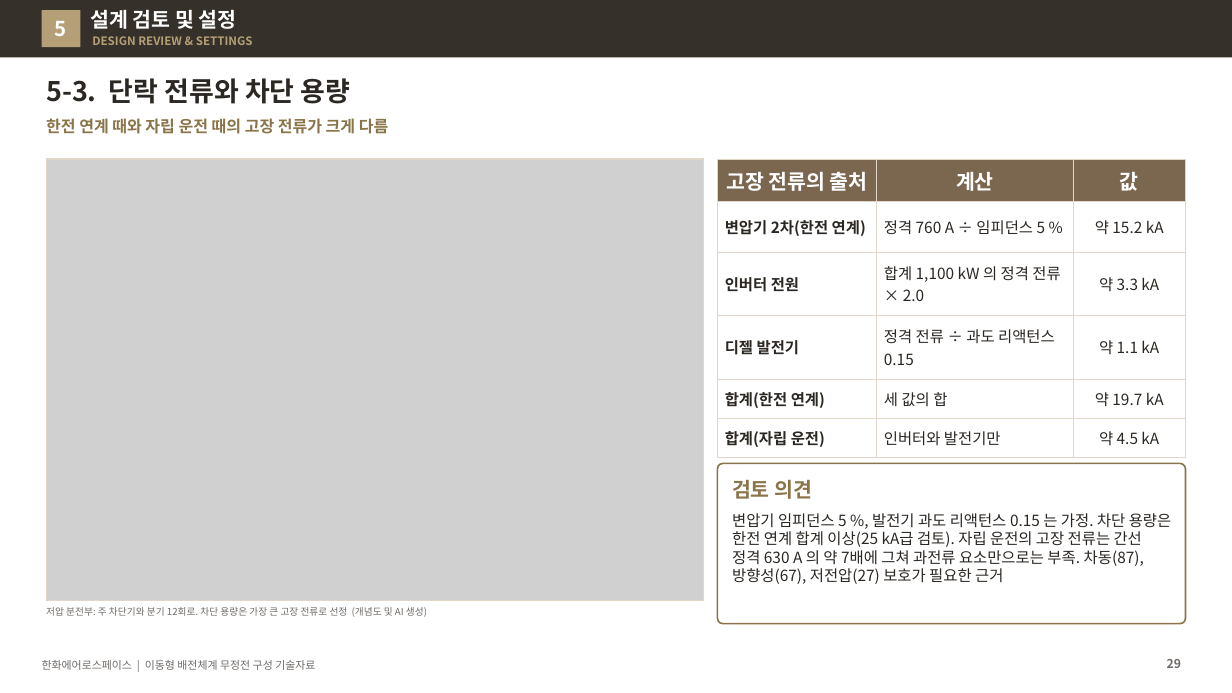
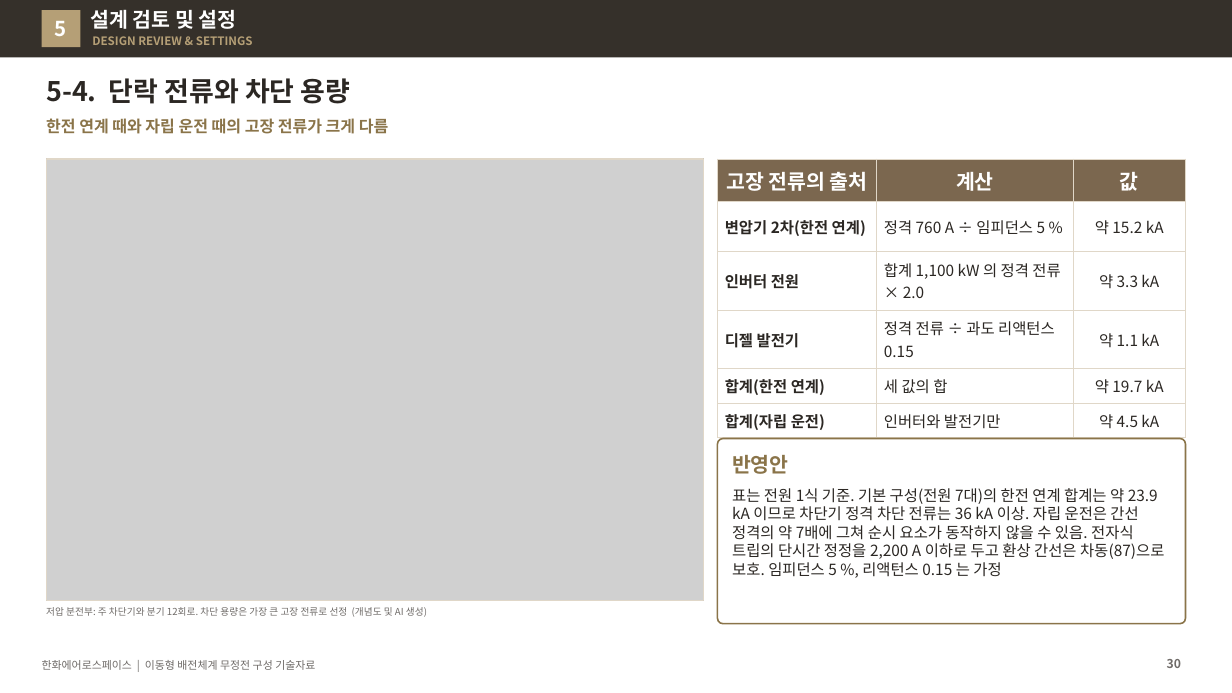
Before and after one commit to byunjd112-hue/headroom, a slide deck: slide 30 of mobile_ems/docs/out/IFPS_이동형배전체계_무정전구성_기술자료_Rev72.pptx (slide 29 before the commit). Drawn at 1232x693 pixels with LibreOffice and Linux fonts; fonts in the diff are those of the drawing; grey boxes stand for pictures. Boxes give left, top, right and bottom in pixels: in the first picture for what was removed or moved away, otherwise in the second. Text is boxed around its words. In the diff, an @@ line names an element or a change of style, - is before the commit and + after.

```diff
--- a/mobile_ems/docs/out/IFPS_이동형배전체계_무정전구성_기술자료_Rev72.pptx
+++ b/mobile_ems/docs/out/IFPS_이동형배전체계_무정전구성_기술자료_Rev72.pptx
@@ title at [46, 78, 351, 104]: text changed @@
-5-3. 단락 전류와 차단 용량
+5-4. 단락 전류와 차단 용량
@@ table: place and size @@
-table at [717, 159, 1186, 451]
+table at [717, 159, 1186, 434]
@@ rounded rectangle: place and size @@
-rounded rectangle at [717, 464, 1186, 624]
+rounded rectangle at [717, 439, 1186, 624]
@@ rounded rectangle at [717, 439, 1186, 624]: proportions changed @@
@@ text at [732, 455, 789, 474]: text changed @@
-검토 의견
+반영안
@@ text at [732, 488, 1164, 576]: text changed @@
-변압기 임피던스 5 %, 발전기 과도 리액턴스 0.15 는 가정. 차단 용량은 한전 연계 합계 이상(25 kA급 검토). 자립 운전의 고장 전류는 간선 정격 630 A 의 약 7배에 그쳐 과전류 요소만으로는 부족. 차동(87), 방향성(67), 저전압(27) 보호가 필요한 근거
+표는 전원 1식 기준. 기본 구성(전원 7대)의 한전 연계 합계는 약 23.9 kA 이므로 차단기 정격 차단 전류는 36 kA 이상. 자립 운전은 간선 정격의 약 7배에 그쳐 순시 요소가 동작하지 않을 수 있음. 전자식 트립의 단시간 정정을 2,200 A 이하로 두고 환상 간선은 차동(87)으로 보호. 임피던스 5 %, 리액턴스 0.15 는 가정
@@ page number at [1167, 659, 1181, 668]: text changed @@
-29
+30
```
Also in this commit, not shown: 14 other slides changed, 1 slide added, 4 other files.
